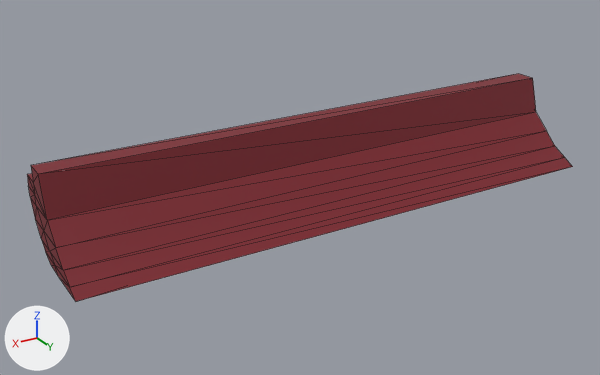
One commit to the FBX model Assets/Models/Buildings Kit/Imperial Buildings/BRoofPanelTrim_A.fbx: the scene before it, then after it.
Before and after are seen from a camera (50 mm lens) standing at (10.02, 8.34, 5.4) and looking at (4.47, -0.92, 0.77). Every picture has the same lights, and +X, +Y and +Z are marked at lower left. The first picture is the older version. Mesh edges are drawn as thin lines.

The first picture shows 'BRoofPannelTrim_A'.
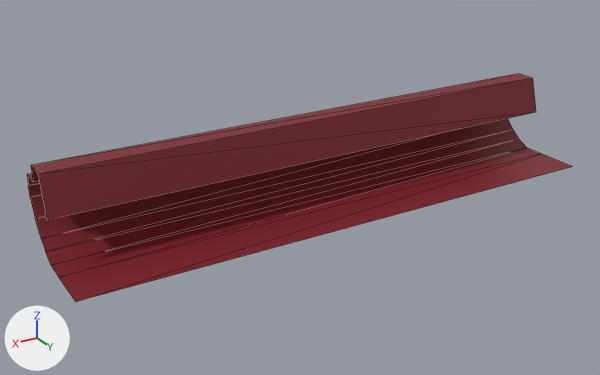
What differs and where, as boxes (x1, y1, x2, y2) in the pictures (600 x 375 px):
'BRoofPannelTrim_A', reshaped
    before: (27, 74, 573, 302)
    after: (27, 74, 572, 302)
part 1 of me_cube_092, deleted (red)
    before: (27, 112, 573, 302)

Patch to the scene script:
```diff
--- a/Assets/Models/Buildings Kit/Imperial Buildings/BRoofPanelTrim_A.fbx.py
+++ b/Assets/Models/Buildings Kit/Imperial Buildings/BRoofPanelTrim_A.fbx.py
@@ me_cube_092 @@
 # used by ob_broofpanneltrim_a; location = (0.0, 0.0, 0.0)
-me_cube_092.from_pydata(...)  # 42 vertices, 80 faces; spans x 0.0..8.0, y -1.63..0.04, z 0.5..1.69
+me_cube_092.from_pydata(...)  # 26 vertices, 24 faces; spans x 0.0..8.0, y -1.63..0.04, z 0.5..1.69
+# me_cube_092 part 1
+# 16 vertices are removed from x 0.0..8.0, y -1.32..-0.14, z 0.6..1.32
+# 56 faces are deleted
 me_cube_092.materials.append(mat_i_rooftrim)
```
